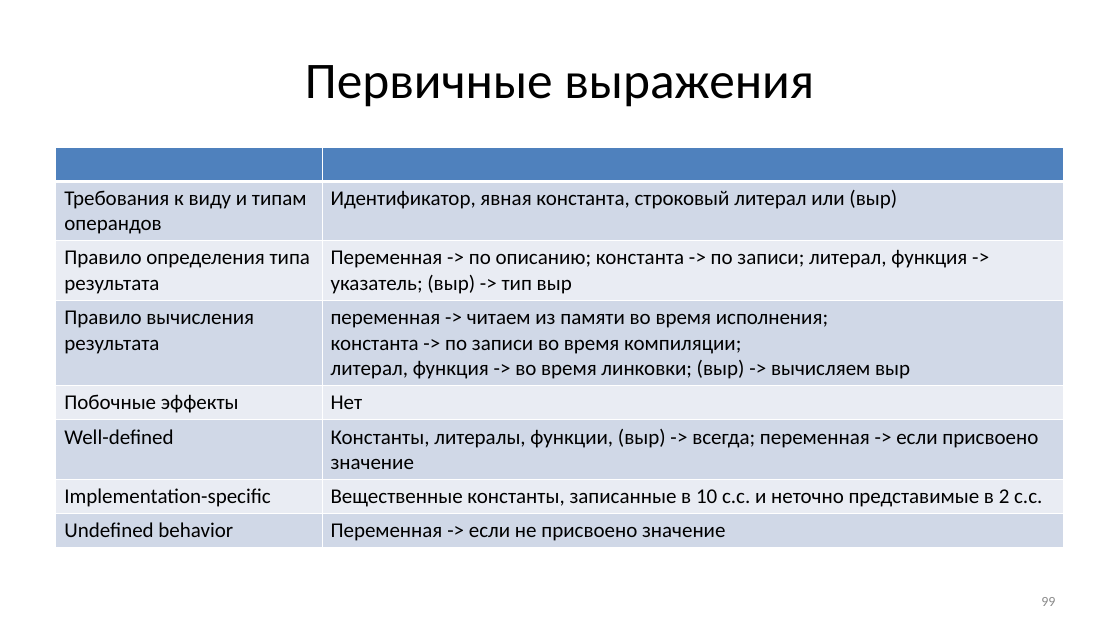
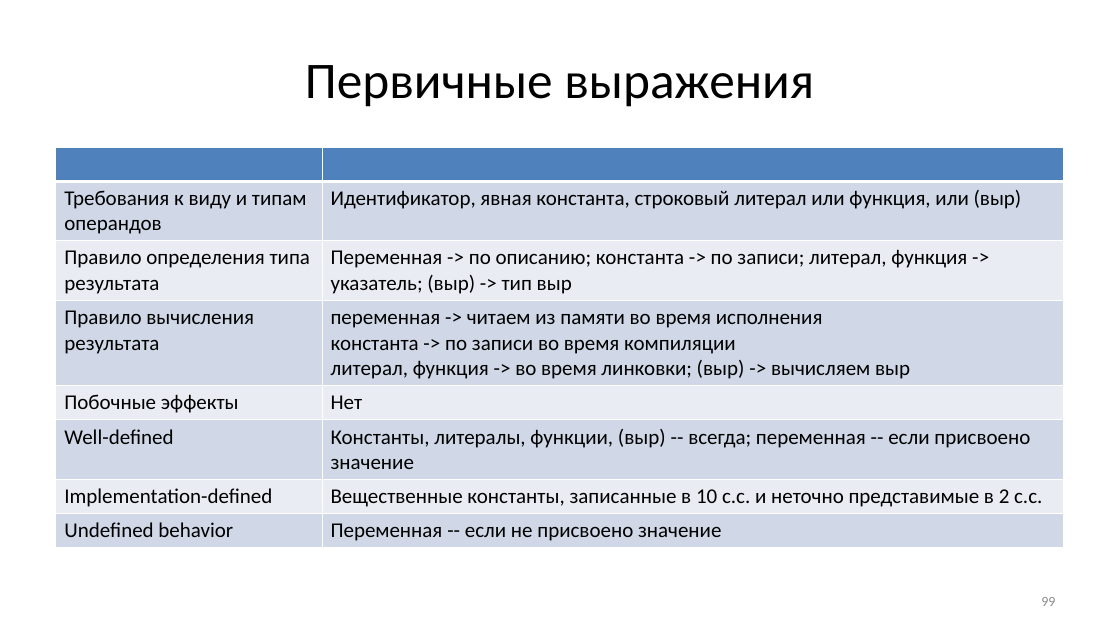
Before and after one commit to Evgueni-Petrov-aka-espetrov/Algorithms-and-Programming-in-C-pptx, a slide deck: slide 99 of 04 Выражения.pptx. Drawn at 1120x630 pixels with LibreOffice and Linux fonts; fonts in the diff are those of the drawing. Boxes give left, top, right and bottom in pixels: in the first picture for what was removed or moved away, otherwise in the second. Text is boxed around its words. In the diff, an @@ line names an element or a change of style, - is before the commit and + after.

```diff
--- a/04 Выражения.pptx
+++ b/04 Выражения.pptx
@@ table at <box>56,147,1065,545</box> @@
-row 2, column 2: Идентификатор, явная константа, строковый литерал или (выр)
+row 2, column 2: Идентификатор, явная константа, строковый литерал или функция, или (выр)
-row 4, column 2: переменная -> читаем из памяти во время исполнения; / константа -> по записи во время компиляции; / литерал, функция -> во время линковки; (выр) -> вычисляем выр
+row 4, column 2: переменная -> читаем из памяти во время исполнения / константа -> по записи во время компиляции / литерал, функция -> во время линковки; (выр) -> вычисляем выр
-row 6, column 2: Константы, литералы, функции, (выр) -> всегда; переменная -> если присвоено значение
+row 6, column 2: Константы, литералы, функции, (выр) -- всегда; переменная -- если присвоено значение
-row 7, column 1: Implementation-specific
+row 7, column 1: Implementation-defined
-row 8, column 2: Переменная -> если не присвоено значение
+row 8, column 2: Переменная -- если не присвоено значение
```
Also in this commit, not shown: 26 other slides changed.
